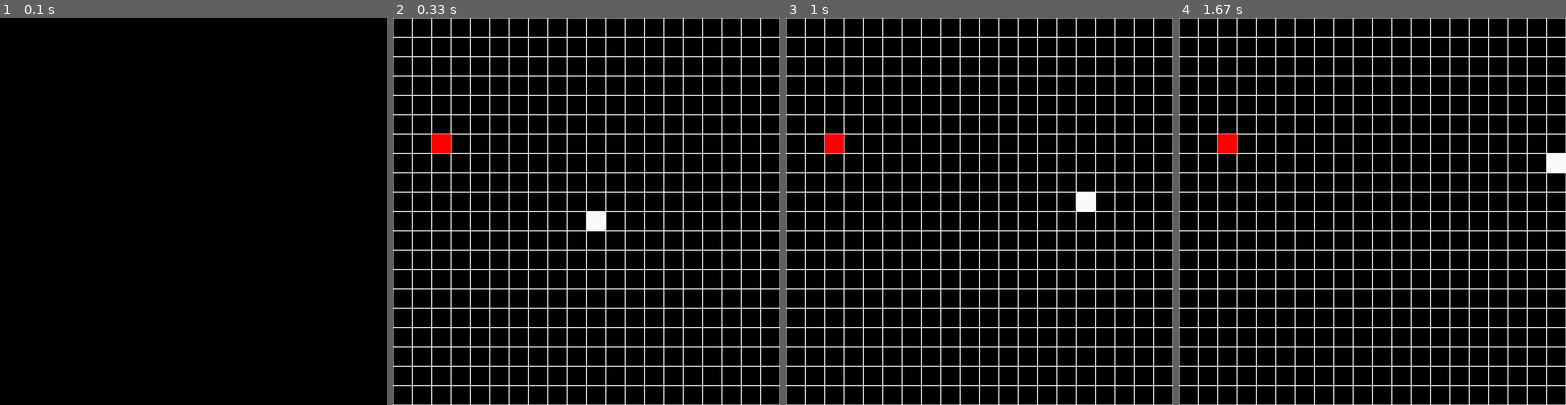
Above: before the commit, frames 1-4 (left to right).
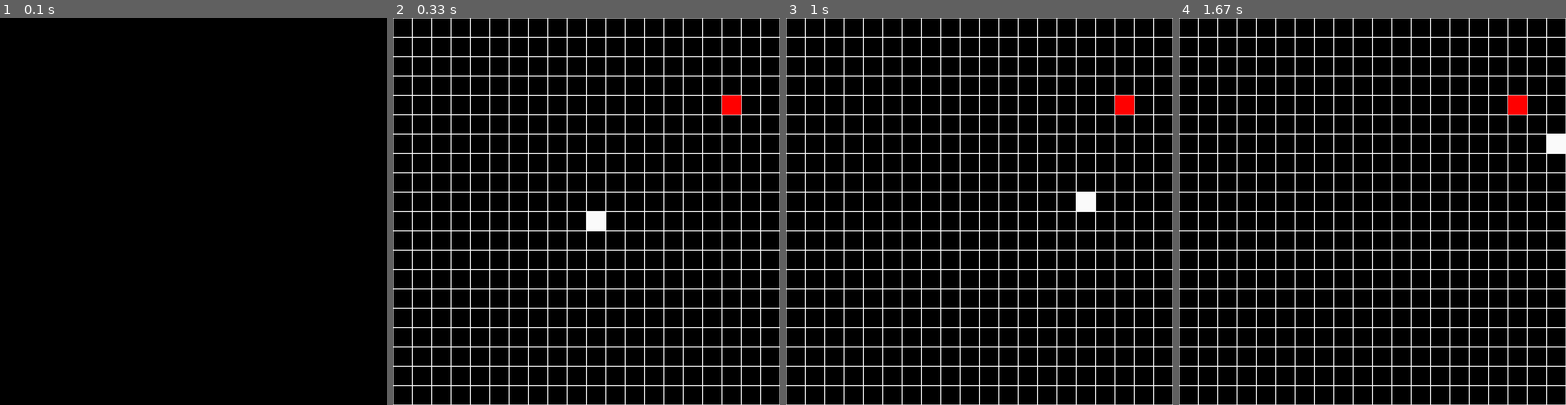
Above: after the commit, the same moments.

Repository: chrisss12/_Snake_Pygame
Game: pygame game, started from _Snake_/Main.py
The game is run twice, just before and just after one commit, with the same random seed, the same clock (stepped at 60 frames per second) and the same inputs.
Inputs:
- Up to frame 1 (0.1 s): no input
- Up to frame 2 (0.33 s): no input
- Up to frame 3 (1 s): hold Right 0.33-0.8 s; hold Up from 0.83 s (still down)
- Up to frame 4 (1.67 s): release Up at 1.13 s; hold Right 1.17-1.63 s

Frame 1 is identical in both runs. In frame 2, 0.5% of the frame differs, in the area x 10-90%, y 20-35%; in frame 3, 0.5%; in frame 4, 1.0%, in the area x 10-100%, y 20-40%.

Commit message:
Snake_moving

Diff:
--- a/_Snake_/Main.py
+++ b/_Snake_/Main.py
@@ -1,5 +1,5 @@
 import pygame
-from rectangle import Rectangle,Snake
+from rectangle import Rectangle,Snake,Apple
 from Constans_SNAKE_ import *
 
 
@@ -14,8 +14,8 @@
 win = pygame.display.set_mode((HEIGHT, WIDTH))
 pygame.display.set_caption('My game')
 
-snake = Snake(win, COLOR_B,[WIDTH_CENTER,HEIGHT_CENTER],CELL_SIZE, CELL_SIZE)
-apple = Rectangle(win, COLOR_R,(RAND_A, RAND_B) ,CELL_SIZE, CELL_SIZE)
+snake = Snake(win, COLOR_B,[WIDTH_CENTER,HEIGHT_CENTER])
+apple = Apple(win)
 
 run = True
 # pętla główna
@@ -34,12 +34,28 @@
             pygame.draw.rect(win, COLOR_B, pygame.Rect(x, y, CELL_SIZE, CELL_SIZE), width=1)
 
 
-    while RAND_A == HEIGHT_CENTER and RAND_B == WIDTH_CENTER:
+    while RAND_A == WIDTH_CENTER  and RAND_B == HEIGHT_CENTER :
         print(RAND_A)
         print(RAND_B)
         print("sanake_")
         RAND_A = random.randrange(0, WIDTH, CELL_SIZE)
-        RAND_B = random.randrange(0, WIDTH, CELL_SIZE)
+        RAND_B = random.randrange(0, HEIGHT, CELL_SIZE)
+
+    snake.body = []
+
+    if snake.pos[0] == apple.pos[0] and snake.pos[1] == apple.pos[1]:
+        apple.setpos()
+        # apple.pos = Apple.setpos()
+        # apple.pos = (random.randrange(0, WIDTH, CELL_SIZE),random.randrange(0, HEIGHT, CELL_SIZE))
+        # new_segment = Rectangle(win, COLOR_B,snake.pos,CELL_SIZE, CELL_SIZE)
+        snake.width += CELL_SIZE
+        # snake.body.append(new_segment)
+
+
+
+
+
+        print('tak')
 
     clock.tick(10)
     snake.draw()
--- a/_Snake_/rectangle.py
+++ b/_Snake_/rectangle.py
@@ -1,32 +1,57 @@
+import selectors
+
 import pygame
 from Constans_SNAKE_ import *
 
 
-
-class  Rectangle():
-    def __init__(self,win, color,pos, height, width):
+class Rectangle():
+    def __init__(self, win, color, pos):
         self.win = win
         self.color = color
-        self.height = height
-        self.width = width
+        self.height = CELL_SIZE
+        self.width = CELL_SIZE
         self.pos = pos
-    def draw (self):
-        pygame.draw.rect(self.win, self.color,pygame.Rect(self.pos[0],self.pos[1], self.height, self.width))
+        self.dir_2 = 'stop'
 
+    def draw(self):
+        pygame.draw.rect(self.win, self.color, pygame.Rect(self.pos[0], self.pos[1], self.height, self.width))
+
+class Apple(Rectangle):
+    def __init__(self,win):
+        self.setpos()
+        super().__init__(win, COLOR_R,self.pos)
+
+    def setpos(self):
+        self.pos = [random.randrange(0, WIDTH, CELL_SIZE), random.randrange(0, HEIGHT, CELL_SIZE)]
 
 
 class Snake(Rectangle):
-    def move(self):
+   def move(self):
         keys = pygame.key.get_pressed()
 
+        dir = ['up', 'down', 'left', 'right', 'stop']
+
         if keys[pygame.K_LEFT]:
+            self.dir_2 = dir[2]
+        elif keys[pygame.K_UP]:
+            self.dir_2 = dir[0]
+
+        elif keys[pygame.K_RIGHT]:
+            self.dir_2 = dir[3]
+
+        elif keys[pygame.K_DOWN]:
+            self.dir_2 = dir[1]
+
+        if self.dir_2 == dir[2]:
             self.pos[0] -= CELL_SIZE
 
-        if keys[pygame.K_UP]:
+        elif self.dir_2 == dir[3]:
+            self.pos[0] += CELL_SIZE
+
+        elif self.dir_2 == dir[0]:
             self.pos[1] -= CELL_SIZE
 
-        if keys[pygame.K_RIGHT]:
-            self.pos[0] += CELL_SIZE
-
-        if keys[pygame.K_DOWN]:
+        elif self.dir_2 == dir[1]:
             self.pos[1] += CELL_SIZE
+        else:
+            pass
